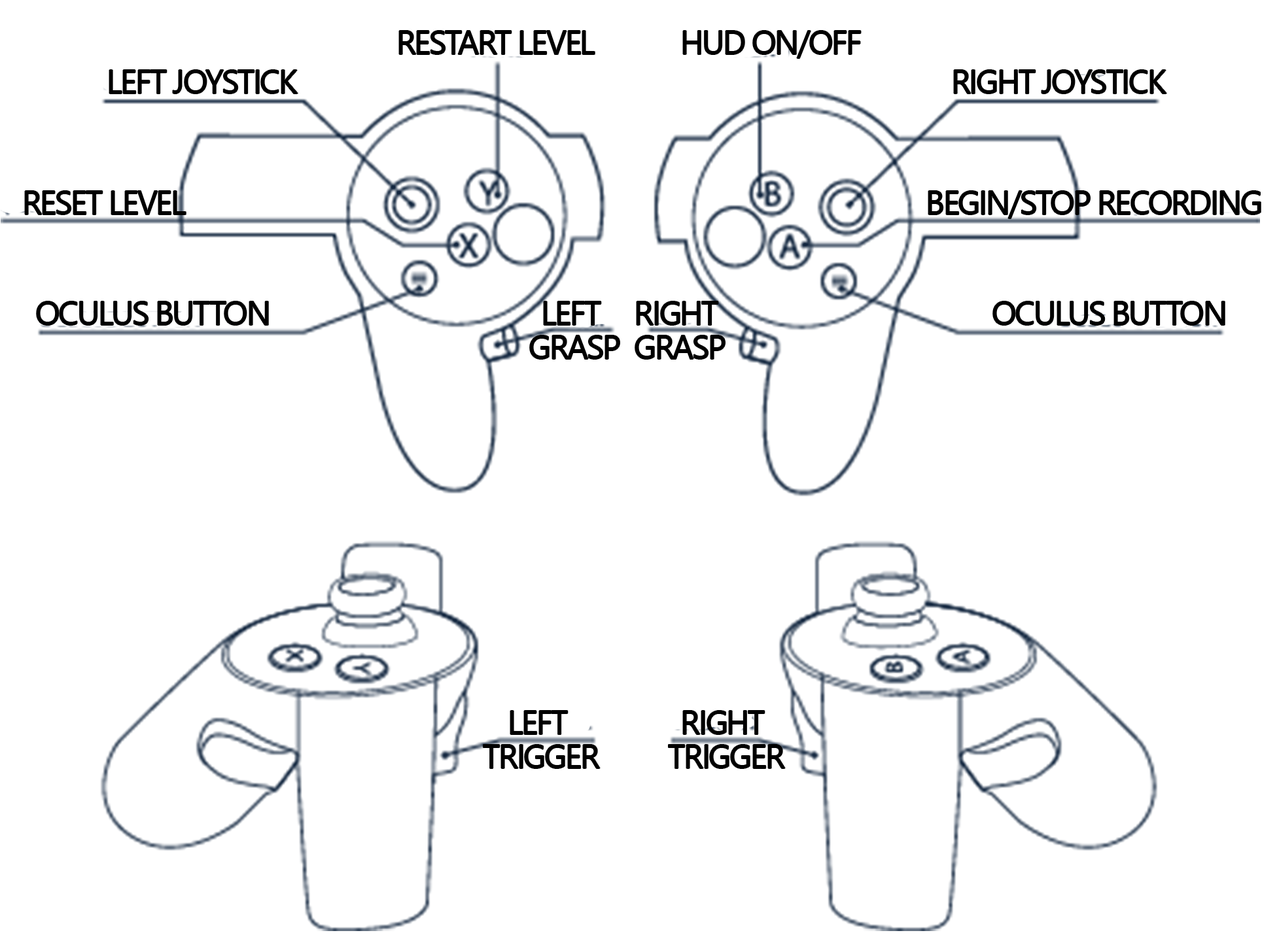
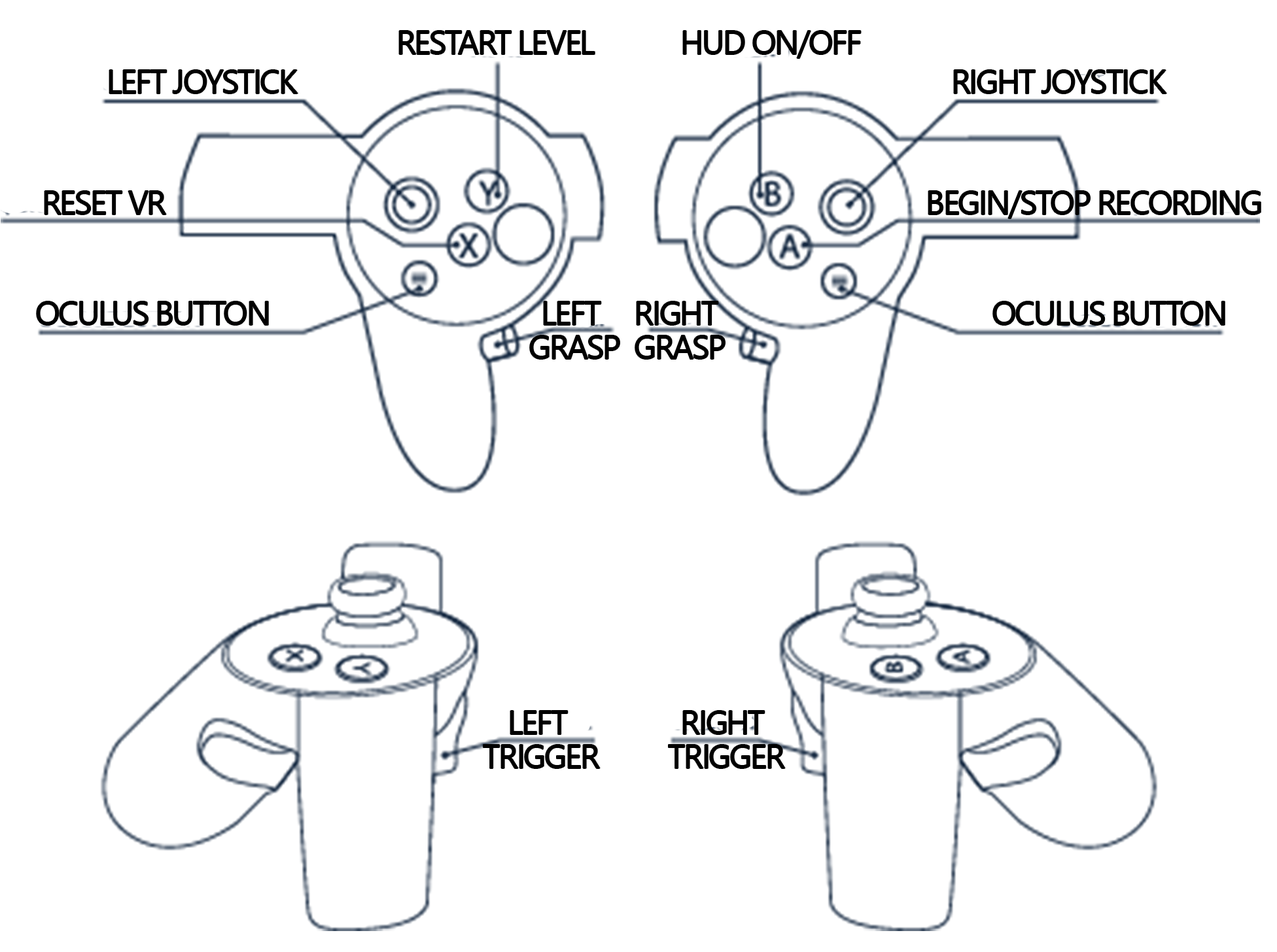
The second 1277x952 image is a revision of the first. Changes to its layers:
renamed "RESET LEVEL" to "RESET VR", painted on it over [24, 190, 186, 215]
